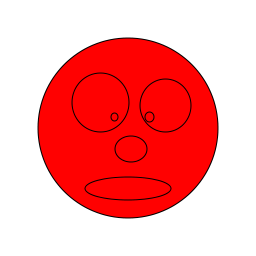
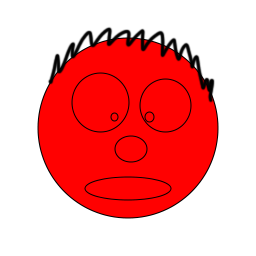
Layered file, before and after one edit (256px x 256px). Changes by layer:
added layer "Layer 1" above "Ellipse 7" over [47, 26, 215, 103]
